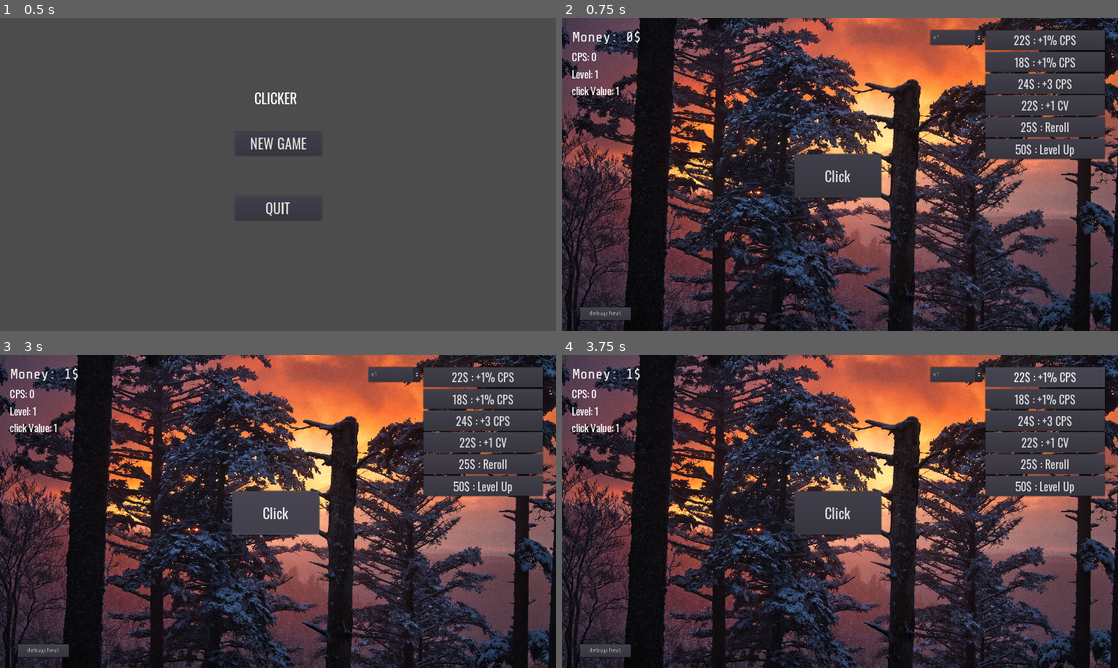
Above: before the commit, frames 1-4 (two rows, left to right).
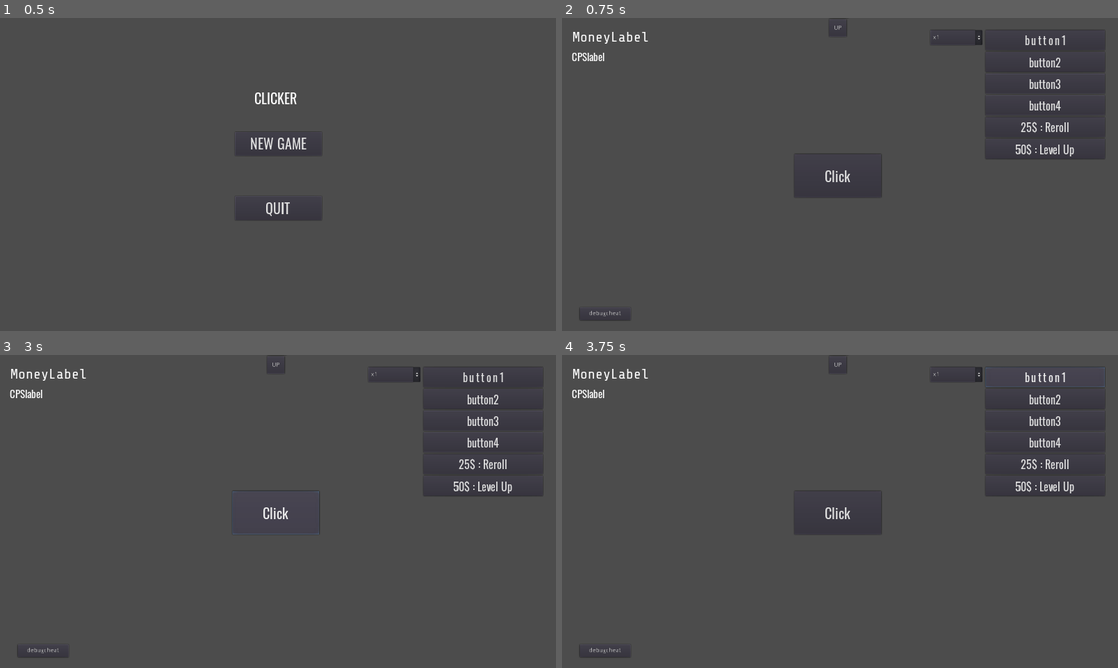
Above: after the commit, the same moments.

Repository: Seliaste/BadClickerProject
Game: Godot game, scene res://mainMenu/mainMenu.tscn
Same seed, same stepped clock (60 frames per second), same inputs: the game is played once before the commit and once after it.
Inputs (mouse positions are in pixels of both pictures, inside the frame that each line leads up to):
- Up to frame 1 (0.5 s): no input
- Up to frame 2 (0.75 s): click "NEW GAME" at 0.5 s
- Up to frame 3 (3 s): click (0, 361) at 1.27 s; click (278, 364) at 2 s, where only the run after the commit has a clickable "UP"; click "Click" at 2.75 s
- Up to frame 4 (3.75 s): click "22$ : +1% CPS" (after the commit: "button1") at 3.5 s

Frame 1 is identical in both runs. In frame 2, 82% of the frame differs, in the area x 0-100%, y 0-100%; in frame 3, 82%; in frame 4, 82%.
Error after the commit: Parse Error: The identifier "None" isn't declared in the current scope. (res://player/Player.gd:74)

Commit message:
Added the upper pannel

Diff:
--- a/gameScene.tscn
+++ b/gameScene.tscn
@@ -1,10 +1,9 @@
-[gd_scene load_steps=14 format=2]
+[gd_scene load_steps=13 format=2]
 
 [ext_resource path="res://font/labelFont.tres" type="DynamicFont" id=1]
 [ext_resource path="res://player/Player.gd" type="Script" id=2]
 [ext_resource path="res://music/wormhole.ogg" type="AudioStream" id=3]
 [ext_resource path="res://font/Oswald-VariableFont_wght.ttf" type="DynamicFontData" id=4]
-[ext_resource path="res://image/IMG_0326.jpg" type="Texture" id=5]
 [ext_resource path="res://font/ShareTechMono-Regular.ttf" type="DynamicFontData" id=6]
 [ext_resource path="res://player/SavePannelScript.gd" type="Script" id=7]
 [ext_resource path="res://gameScene.gd" type="Script" id=8]
@@ -12,6 +11,7 @@
 
 [sub_resource type="DynamicFont" id=1]
 size = 27
+extra_spacing_char = 4
 font_data = ExtResource( 4 )
 
 [sub_resource type="DynamicFont" id=2]
@@ -29,15 +29,208 @@
 [node name="Node2D" type="Node2D"]
 script = ExtResource( 8 )
 
-[node name="IMG_0326" type="Sprite" parent="."]
-position = Vector2( 1.16296, 1.15546 )
-scale = Vector2( 0.25, 0.25 )
-texture = ExtResource( 5 )
+[node name="UpgradesPanel" type="Control" parent="."]
+margin_left = -644.545
+margin_top = -1079.91
+margin_right = 635.455
+margin_bottom = -359.91
+__meta__ = {
+"_edit_use_anchors_": false
+}
+
+[node name="AscendContainer" type="VBoxContainer" parent="UpgradesPanel"]
+anchor_left = 1.0
+anchor_right = 1.0
+margin_left = -200.0
+margin_top = 50.0
+margin_right = -50.0
+margin_bottom = 250.0
+alignment = 1
+__meta__ = {
+"_edit_use_anchors_": false
+}
+
+[node name="AscendLabel" type="Label" parent="UpgradesPanel/AscendContainer"]
+margin_top = 54.0
+margin_right = 154.0
+margin_bottom = 95.0
+custom_fonts/font = SubResource( 1 )
+text = "ASCENTION"
+align = 1
+
+[node name="AscendButton" type="Button" parent="UpgradesPanel/AscendContainer"]
+margin_top = 99.0
+margin_right = 154.0
+margin_bottom = 146.0
+custom_fonts/font = SubResource( 2 )
+text = "Ascend : +# AP"
+
+[node name="SkillTreeContainer" type="VBoxContainer" parent="UpgradesPanel"]
+margin_right = 644.0
+margin_bottom = 718.0
+alignment = 1
+__meta__ = {
+"_edit_use_anchors_": false
+}
+
+[node name="SkillTreeLabel" type="Label" parent="UpgradesPanel/SkillTreeContainer"]
+margin_top = 254.0
+margin_right = 644.0
+margin_bottom = 295.0
+custom_fonts/font = SubResource( 2 )
+text = "SKILL TREE"
+align = 1
+
+[node name="Row0" type="HBoxContainer" parent="UpgradesPanel/SkillTreeContainer"]
+margin_top = 299.0
+margin_right = 644.0
+margin_bottom = 319.0
+alignment = 1
+
+[node name="R0B0" type="Button" parent="UpgradesPanel/SkillTreeContainer/Row0"]
+margin_left = 299.0
+margin_right = 320.0
+margin_bottom = 20.0
+text = "A"
+
+[node name="R0B1" type="Button" parent="UpgradesPanel/SkillTreeContainer/Row0"]
+margin_left = 324.0
+margin_right = 345.0
+margin_bottom = 20.0
+text = "A"
+
+[node name="Row1" type="HBoxContainer" parent="UpgradesPanel/SkillTreeContainer"]
+margin_top = 323.0
+margin_right = 644.0
+margin_bottom = 343.0
+alignment = 1
+
+[node name="R1B0" type="Button" parent="UpgradesPanel/SkillTreeContainer/Row1"]
+margin_left = 311.0
+margin_right = 332.0
+margin_bottom = 20.0
+text = "A"
+
+[node name="Row2" type="HBoxContainer" parent="UpgradesPanel/SkillTreeContainer"]
+margin_top = 347.0
+margin_right = 644.0
+margin_bottom = 367.0
+alignment = 1
+
+[node name="R2B0" type="Button" parent="UpgradesPanel/SkillTreeContainer/Row2"]
+margin_left = 286.0
+margin_right = 307.0
+margin_bottom = 20.0
+text = "A"
+
+[node name="R2B1" type="Button" parent="UpgradesPanel/SkillTreeContainer/Row2"]
+margin_left = 311.0
+margin_right = 332.0
+margin_bottom = 20.0
+text = "A"
+
+[node name="R2B2" type="Button" parent="UpgradesPanel/SkillTreeContainer/Row2"]
+margin_left = 336.0
+margin_right = 357.0
+margin_bottom = 20.0
+text = "A"
+
+[node name="Row3" type="HBoxContainer" parent="UpgradesPanel/SkillTreeContainer"]
+margin_top = 371.0
+margin_right = 644.0
+margin_bottom = 391.0
+alignment = 1
+
+[node name="R3B0" type="Button" parent="UpgradesPanel/SkillTreeContainer/Row3"]
+margin_left = 299.0
+margin_right = 320.0
+margin_bottom = 20.0
+text = "A"
+
+[node name="R3B1" type="Button" parent="UpgradesPanel/SkillTreeContainer/Row3"]
+margin_left = 324.0
+margin_right = 345.0
+margin_bottom = 20.0
+text = "A"
+
+[node name="Row4" type="HBoxContainer" parent="UpgradesPanel/SkillTreeContainer"]
+margin_top = 395.0
+margin_right = 644.0
+margin_bottom = 415.0
+alignment = 1
+
+[node name="R4B0" type="Button" parent="UpgradesPanel/SkillTreeContainer/Row4"]
+margin_left = 286.0
+margin_right = 307.0
+margin_bottom = 20.0
+text = "A"
+
+[node name="R4B1" type="Button" parent="UpgradesPanel/SkillTreeContainer/Row4"]
+margin_left = 311.0
+margin_right = 332.0
+margin_bottom = 20.0
+text = "A"
+
+[node name="R4B2" type="Button" parent="UpgradesPanel/SkillTreeContainer/Row4"]
+margin_left = 336.0
+margin_right = 357.0
+margin_bottom = 20.0
+text = "A"
+
+[node name="Row5" type="HBoxContainer" parent="UpgradesPanel/SkillTreeContainer"]
+margin_top = 419.0
+margin_right = 644.0
+margin_bottom = 439.0
+alignment = 1
+
+[node name="R5B0" type="Button" parent="UpgradesPanel/SkillTreeContainer/Row5"]
+margin_left = 286.0
+margin_right = 307.0
+margin_bottom = 20.0
+text = "A"
+
+[node name="R5B1" type="Button" parent="UpgradesPanel/SkillTreeContainer/Row5"]
+margin_left = 311.0
+margin_right = 332.0
+margin_bottom = 20.0
+text = "A"
+
+[node name="R5B2" type="Button" parent="UpgradesPanel/SkillTreeContainer/Row5"]
+margin_left = 336.0
+margin_right = 357.0
+margin_bottom = 20.0
+text = "A"
+
+[node name="Row6" type="HBoxContainer" parent="UpgradesPanel/SkillTreeContainer"]
+margin_top = 443.0
+margin_right = 644.0
+margin_bottom = 463.0
+alignment = 1
+
+[node name="R6B0" type="Button" parent="UpgradesPanel/SkillTreeContainer/Row6"]
+margin_left = 311.0
+margin_right = 332.0
+margin_bottom = 20.0
+text = "A"
+
+[node name="Down" type="Button" parent="UpgradesPanel"]
+anchor_left = 0.5
+anchor_top = 1.0
+anchor_right = 0.5
+anchor_bottom = 1.0
+margin_left = -20.0
+margin_top = -40.0001
+margin_right = 25.0
+margin_bottom = -6.10352e-05
+text = "DWN"
+__meta__ = {
+"_edit_use_anchors_": false
+}
 
 [node name="mainPanel" type="Control" parent="."]
-margin_left = -645.339
+margin_left = -645.0
 margin_top = -356.636
-margin_right = 634.661
+margin_right = 635.0
 margin_bottom = 363.364
 __meta__ = {
 "_edit_use_anchors_": false
@@ -134,9 +327,16 @@
 volume_db = -80.0
 autoplay = true
 
-[node name="Button" type="Button" parent="mainPanel"]
-margin_right = 12.0
-margin_bottom = 20.0
+[node name="UP" type="Button" parent="mainPanel"]
+anchor_left = 0.5
+anchor_right = 0.5
+margin_left = -20.0
+margin_right = 20.0
+margin_bottom = 40.0
+text = "UP"
+__meta__ = {
+"_edit_use_anchors_": false
+}
 
 [node name="SavePannel" type="Control" parent="."]
 margin_left = 640.0
@@ -232,6 +432,7 @@
 __meta__ = {
 "_edit_use_anchors_": false
 }
+[connection signal="pressed" from="UpgradesPanel/Down" to="Player" method="_on_Down_pressed"]
 [connection signal="pressed" from="mainPanel/clickButton" to="Player" method="_on_Button_pressed"]
 [connection signal="pressed" from="mainPanel/buyContainer/BuyButton1" to="Player" method="_on_BuyButton_pressed"]
 [connection signal="pressed" from="mainPanel/buyContainer/BuyButton2" to="Player" method="_on_BuyButton2_pressed"]
@@ -239,6 +440,7 @@
 [connection signal="pressed" from="mainPanel/buyContainer/BuyButton4" to="Player" method="_on_BuyButton4_pressed"]
 [connection signal="pressed" from="mainPanel/buyContainer/Reroll" to="mainPanel/buyContainer" method="_on_Reroll_pressed"]
 [connection signal="pressed" from="mainPanel/buyContainer/LevelUp" to="Player" method="_on_LevelUp_pressed"]
+[connection signal="pressed" from="mainPanel/UP" to="Player" method="_on_UP_pressed"]
 [connection signal="pressed" from="SavePannel/Exit" to="SavePannel" method="_on_Exit_pressed"]
 [connection signal="pressed" from="SavePannel/Save" to="SavePannel" method="_on_Save_pressed"]
 [connection signal="pressed" from="SavePannel/Return" to="SavePannel" method="_on_Return_pressed"]
--- a/player/Player.gd
+++ b/player/Player.gd
@@ -69,6 +69,12 @@
 		cpsLabel = "%sE%s" % [ _dec, str(_exp)]
 
 	get_node("Camera2D/InfoLabel").set_text("CPS: " + cpsLabel+ "\nLevel: " + str(level) + "\nclick Value: " + str(clickValue))
+	var mousePos = get_viewport().get_mouse_position()
+	for node in get_node("/root/").get_children():
+		if node.get_global_rect().has_point(mousePos) and node.tooltip!=None :
+			pass
+
+
 
 func _unhandled_input(event):
 	if event is InputEventKey:
@@ -117,3 +123,9 @@
 			newLevelCost/=q
 	get_node("/root/Node2D/mainPanel/buyContainer/LevelUp").text = str(newLevelCost)+"$ : Level Up"
 	get_node("/root/Node2D/mainPanel/buyContainer/Reroll").text = str(newLevelCost/2)+"$ : Reroll"
+
+func _on_UP_pressed():
+	get_node("Camera2D").set_position(Vector2(0,-720))
+
+func _on_Down_pressed():
+	get_node("Camera2D").set_position(Vector2(0,0))
